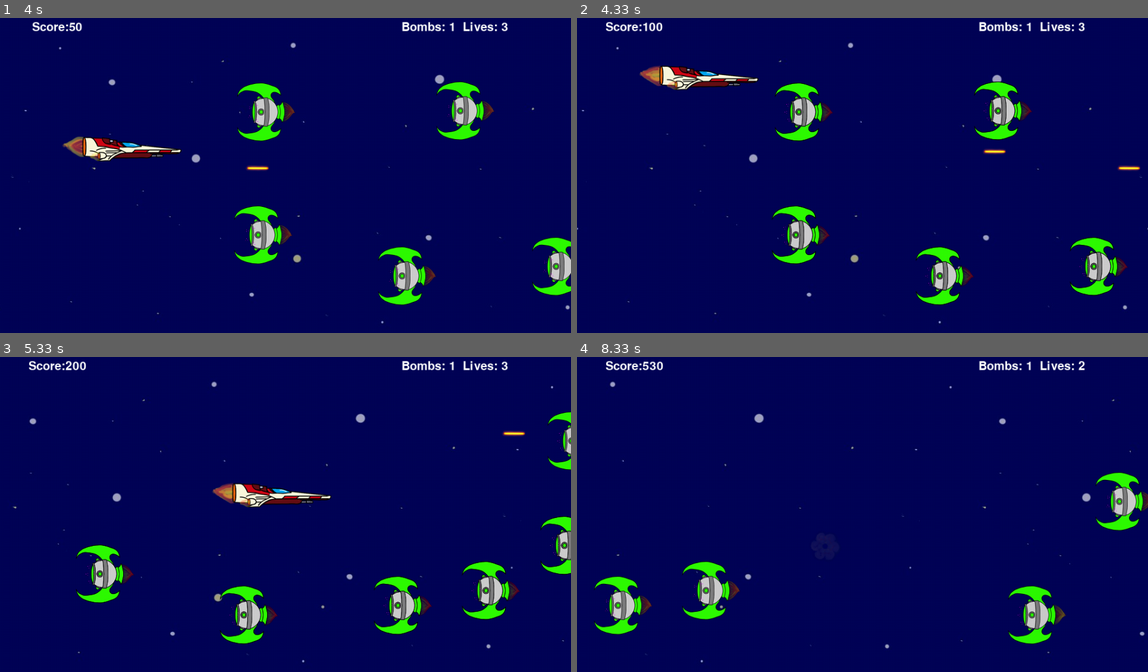
Above: before the commit, frames 1-4 (two rows, left to right).
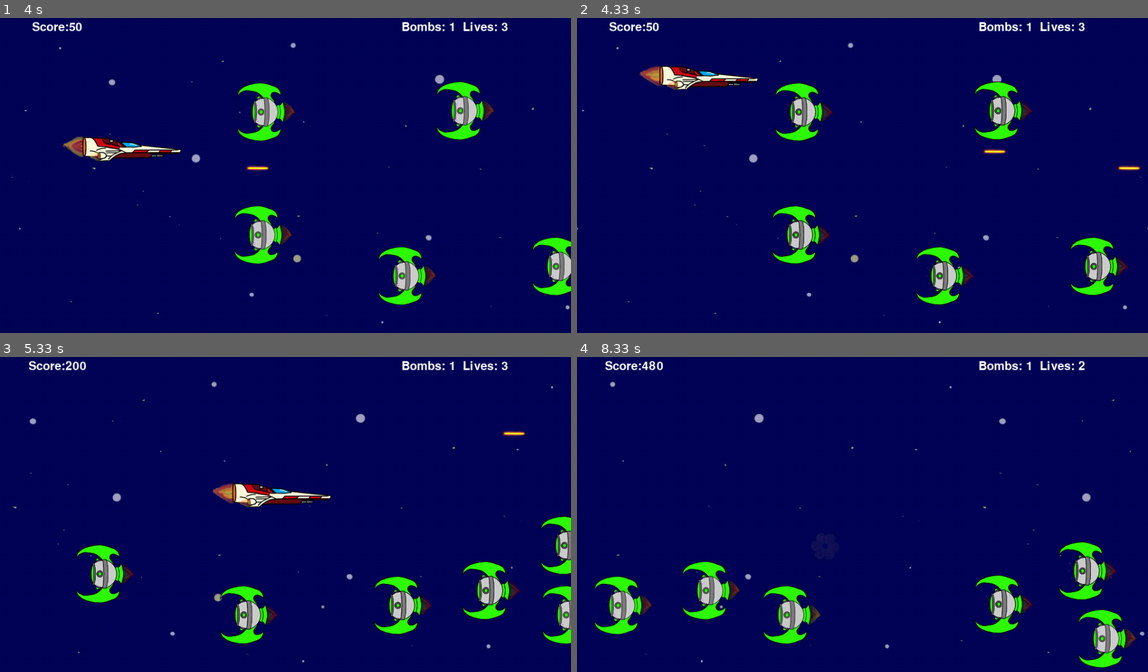
Above: after the commit, the same moments.

Repository: Demi-hero/UoN_Game_Project
Game: pygame game, started from Main.py
The game is run twice, just before and just after one commit, with the same random seed, the same clock (stepped at 60 frames per second) and the same inputs.
Inputs:
- Up to frame 1 (4 s): hold Space 0.33-0.8 s; hold Right 0.33-0.8 s; hold Right 0.88-1.35 s; hold Up 1.43-1.73 s; hold Right 1.77-2.23 s; hold Left 2.27-2.8 s; hold Down 2.83-3.13 s; tap Space at 3.17, 3.57, 3.87 s; hold Left 3.5-3.9 s; hold Up from 3.93 s (still down)
- Up to frame 2 (4.33 s): tap Space at 4 s; release Up at 4.3 s
- Up to frame 3 (5.33 s): hold Right 4.33-4.97 s; tap Space at 4.4, 4.7, 5.07 s; hold Down from 5 s (still down)
- Up to frame 4 (8.33 s): release Down at 5.37 s; hold Left 5.4-5.87 s; tap Space at 5.47, 5.77, 5.97, 6.27, 6.47, 6.8, 7.1, 7.3, 7.6, 7.87, 8.2 s; hold Right 5.9-6.37 s; hold Up 6.4-6.7 s; hold Right 6.73-7.2 s; hold Left 7.23-7.77 s; hold Down 7.8-8.1 s; hold Left from 8.13 s (still down)

Frame 1 is identical in both runs. In frame 2, 0.2% of the frame differs, in the area x 5-15%, y 1-5%; in frame 3, 0.8%; in frame 4, 5.6%, in the area x 4-100%, y 1-99%.

Commit message:
Tokens removed

Diff:
--- a/Main.py
+++ b/Main.py
@@ -30,12 +30,8 @@
         # creating the screen and game objects
         Files = gd.FileStore()
         Board = gd.Background()
-        Player1 = gd.Player()
-        Bullet1 = gd.Bullet()
-        Alien1 = gd.Alien()
         # AlienSmart = gd.AlienSmart()
         # AlBullet = gd.AlBullet()
-        Tokens = [Player1, Bullet1, Alien1]
 
 
         while self.startup:
@@ -48,7 +44,7 @@
                 self.new_powerup()
                 print("Power up baby")
             for event in pyg.event.get():
-                self.on_event(event, Board, Tokens, Files)
+                self.on_event(event, Files)
             self.player_movement(gd.player)
 
             # updating the object states, and drawing to screen (see gamedata)
@@ -98,7 +94,7 @@
 
                 # if out of lives - game over (see eventhandler)
                 if self.lives < 1:
-                    self.gameover(Board, Tokens, Files)
+                    self.gameover(Board, gd.player, Files)
 
                 # update the display
                 pyg.display.flip()
--- a/eventhandler.py
+++ b/eventhandler.py
@@ -33,19 +33,19 @@
         Player.move(x_dir, y_dir)
 
     # this runs for every event and calls the relevant method
-    def on_event(self, event, board='', Tokens='', files=""):
+    def on_event(self, event, files=""):
         # breaks out of the main game loop if QUIT event occurs (closing window), cleanup occurs after
         if event.type == pyg.QUIT:
                 self.on_exit()
         # checks for when keys are pressed
         elif event.type == pyg.KEYDOWN:
-                self.on_key_down(event, board, Tokens, files,)
+                self.on_key_down(event, files,)
 
     def on_exit(self):
         self.startup = False
         self.running = False
 
-    def on_key_down(self, event, board, Tokens, files):
+    def on_key_down(self, event, files):
         # spacebar triggers firing sequence - takes gun position from player, passes to bullet fire method
         if event.key == pyg.K_SPACE:
             files.pewpew.play()
@@ -93,13 +93,13 @@
         elif not minimised:
             self.paused = False
 
-    def gameover(self, Board, Tokens, Files):
+    def gameover(self, board, player, files):
         # display high score messages
-        if self.scorboard_check(Files):
-            self.on_new_highscore(Board, Tokens[0], Files)
+        if self.scorboard_check(files):
+            self.on_new_highscore(board, player, files)
         else:
             self.message_display("Your Score: {}".format(self.score), .75)
-        self.highscore_display(Board, Files)
+        self.highscore_display(board, files)
         self.message_display("Press any key to try again", .85)
         pyg.display.update()
         time.sleep(1.5)
--- a/highscore.csv
+++ b/highscore.csv
@@ -2,9 +2,9 @@
 Test,3580
 sad,3260
 ALLYISGREAT,3160
+nate,3150
 ,2700
 ally,1940
 Nate,1440
 as,1350
 jamie,800
-will,800
